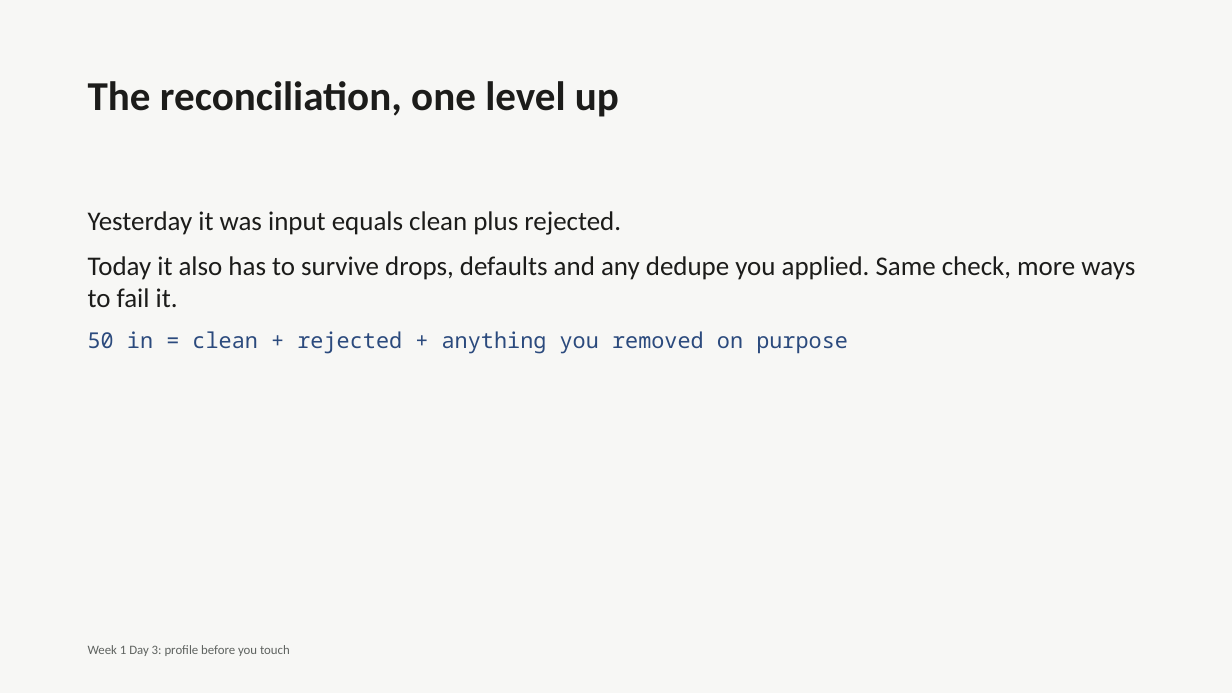
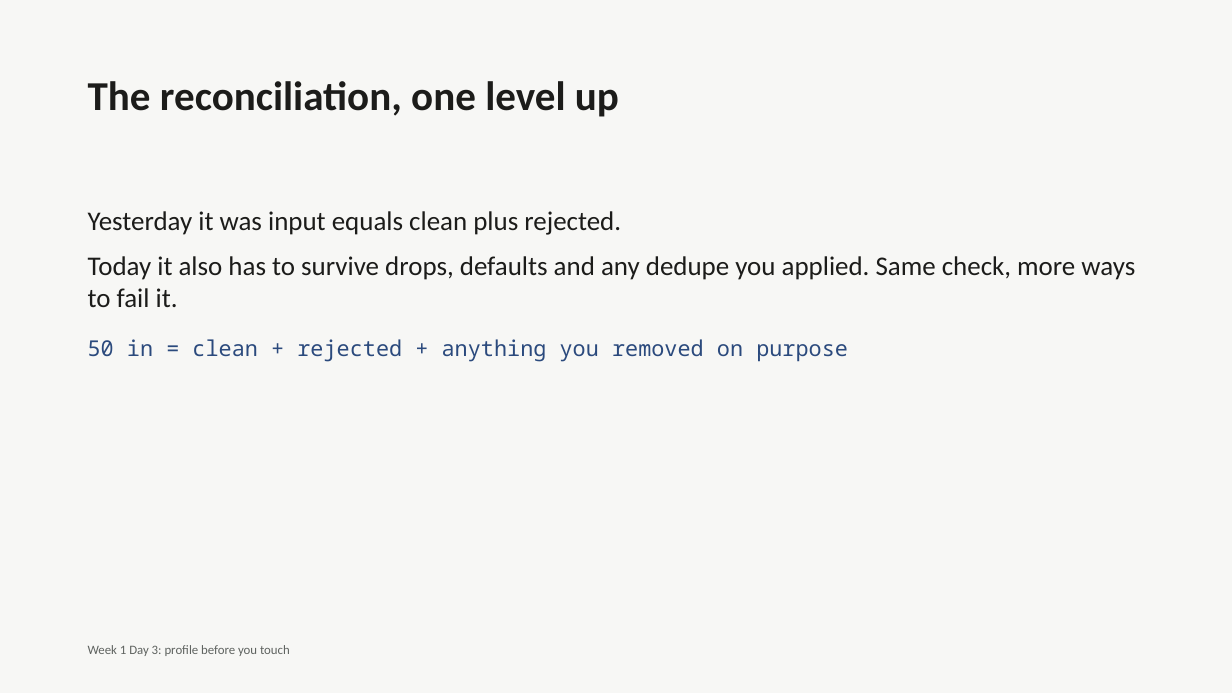
Before and after one commit to fde-academy-lab/c2-content-factory, a slide deck: slide 64 of content/W01/D3/C2_W01_D03_deck_STUDENT.pptx (slide 38 before the commit). Drawn at 1232x693 pixels with LibreOffice and Linux fonts; fonts in the diff are those of the drawing. Boxes give left, top, right and bottom in pixels: in the first picture for what was removed or moved away, otherwise in the second. Text is boxed around its words. In the diff, an @@ line names an element or a change of style, - is before the commit and + after.

```diff
--- a/content/W01/D3/C2_W01_D03_deck_STUDENT.pptx
+++ b/content/W01/D3/C2_W01_D03_deck_STUDENT.pptx
@@ text "50 in = clean + ...": place and size @@
-text "50 in = clean + ..." at (88, 331, 848, 354)
+text "50 in = clean + ..." at (88, 339, 848, 362)
```
Also in this commit, not shown: 38 other slides changed, 40 slides added, 2 other files.
